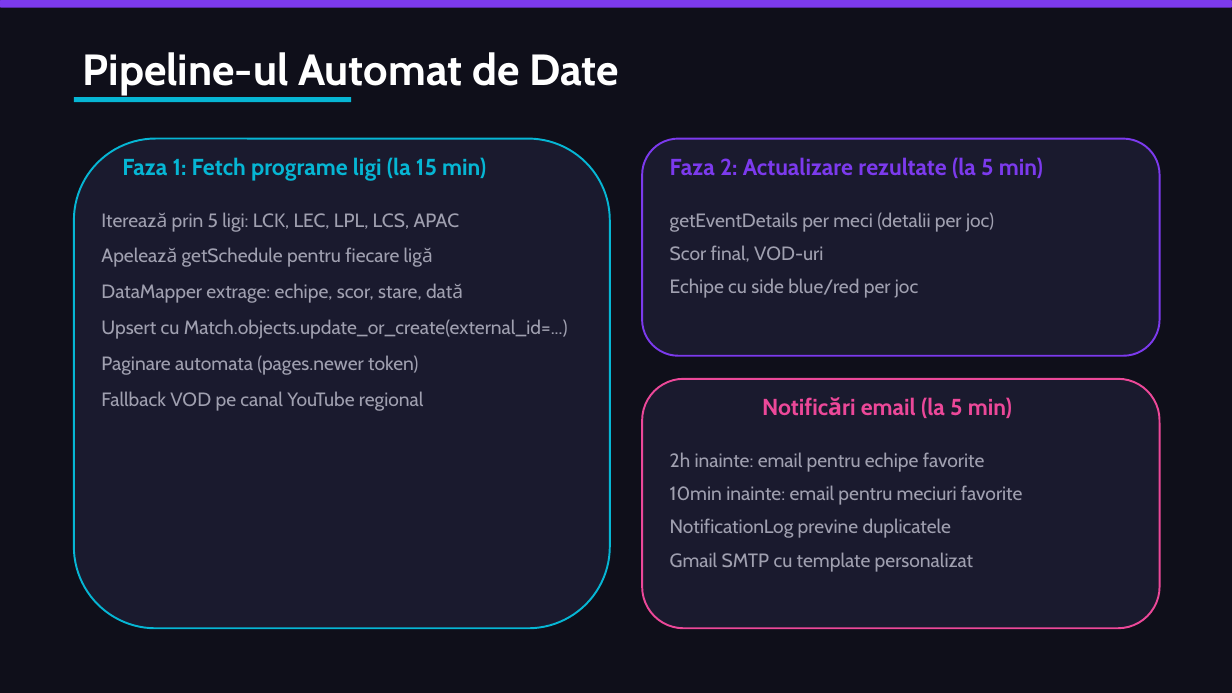
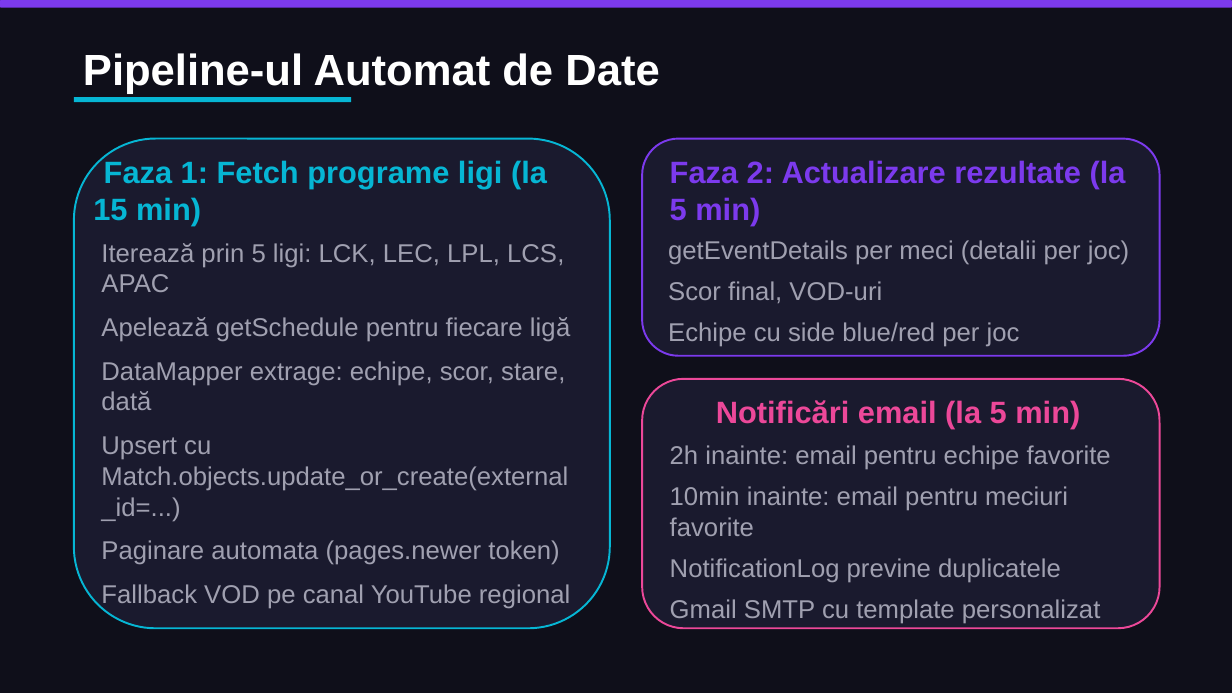
Before and after one commit to MarioCioara/licenta, a slide deck: slide 6 of Cioara_Mario_Prezentare_AIA_Licenta.pptx. Drawn at 1232x693 pixels with LibreOffice and Linux fonts; fonts in the diff are those of the drawing. Boxes give left, top, right and bottom in pixels: in the first picture for what was removed or moved away, otherwise in the second. Text is boxed around its words. In the diff, an @@ line names an element or a change of style, - is before the commit and + after.

```diff
--- a/Cioara_Mario_Prezentare_AIA_Licenta.pptx
+++ b/Cioara_Mario_Prezentare_AIA_Licenta.pptx
@@ text "Pipeline-ul Automat de Date" at <box>83,53,659,94</box>: font Cabin to Arial @@
@@ size 18 to 24 pt, font Cabin to Arial in 3 elements at <box>716,400,1080,429</box>, <box>670,160,1126,225</box>, <box>93,160,547,225</box> @@
@@ text "Faza 1: Fetch programe ligi ...": place and size @@
-text "Faza 1: Fetch programe ligi ..." at <box>122,157,486,181</box>
+text "Faza 1: Fetch programe ligi ..." at <box>93,160,547,225</box>
@@ size 15 to 20 pt, font Cabin to Arial in 3 elements at <box>670,445,1111,624</box>, <box>668,240,1129,347</box>, <box>101,243,570,609</box> @@
@@ text "Iterează prin 5 ligi: LCK, ...": place and size @@
-text "Iterează prin 5 ligi: LCK, ..." at <box>101,212,568,411</box>
+text "Iterează prin 5 ligi: LCK, ..." at <box>101,243,570,609</box>
@@ text "getEventDetails per meci (detalii per ...": place and size @@
-text "getEventDetails per meci (detalii per ..." at <box>670,212,994,298</box>
+text "getEventDetails per meci (detalii per ..." at <box>668,240,1129,347</box>
@@ text "2h inainte: email pentru echipe ...": place and size @@
-text "2h inainte: email pentru echipe ..." at <box>670,452,1023,572</box>
+text "2h inainte: email pentru echipe ..." at <box>670,445,1111,624</box>
```
Also in this commit, not shown: 7 other slides changed.
